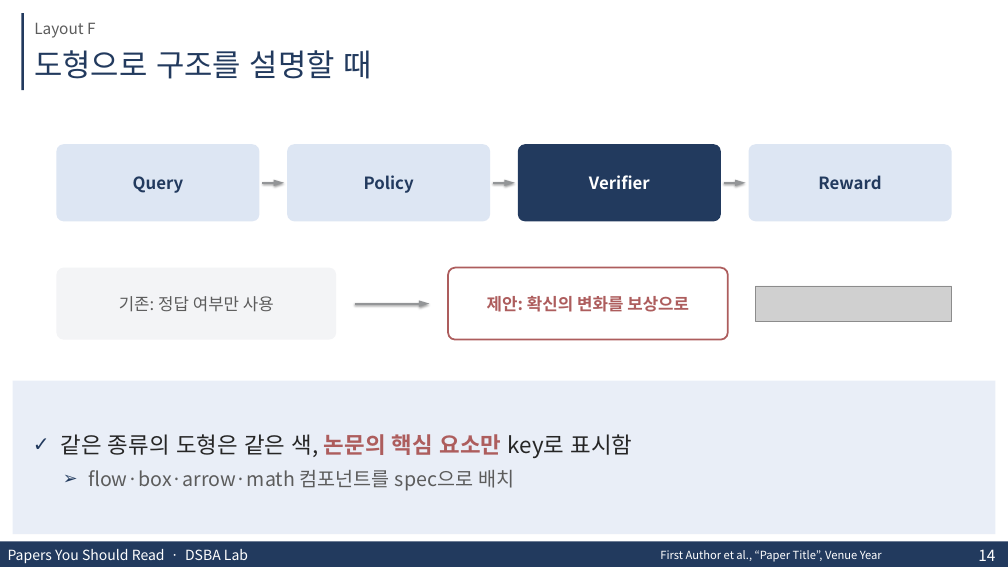
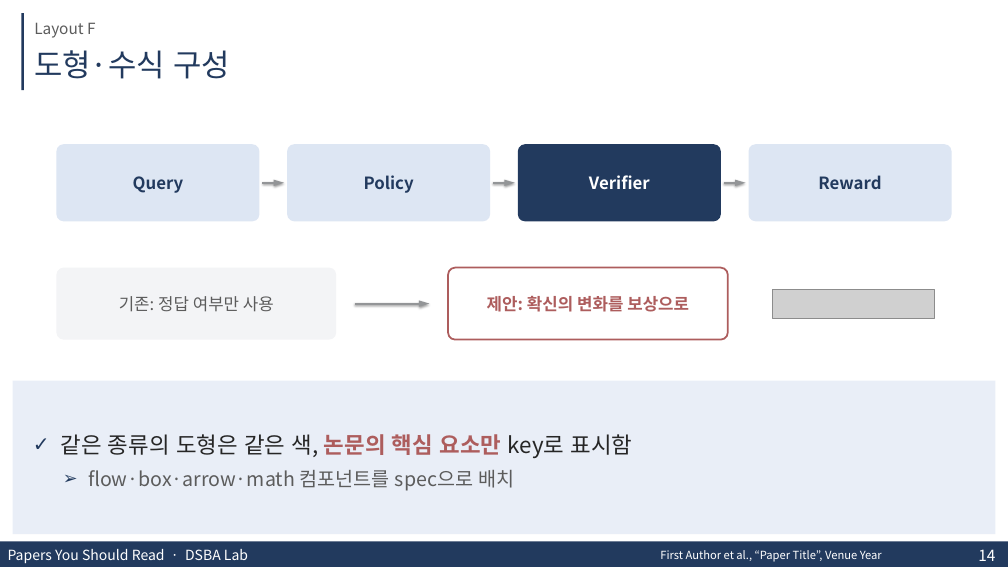
Before and after one commit to KimJaehee0725/research-slides, a slide deck: slide 14 of assets/research-slides-template.pptx. Drawn at 1008x567 pixels with LibreOffice and Linux fonts; fonts in the diff are those of the drawing; grey boxes stand for pictures; background and template pictures are left out. Boxes give left, top, right and bottom in pixels: in the first picture for what was removed or moved away, otherwise in the second. Text is boxed around its words. In the diff, an @@ line names an element or a change of style, - is before the commit and + after.

```diff
--- a/assets/research-slides-template.pptx
+++ b/assets/research-slides-template.pptx
@@ title at [34, 50, 231, 79]: text changed @@
-도형으로 구조를 설명할 때
+도형·수식 구성
@@ picture: place and size @@
-picture at [755, 286, 951, 321]
+picture at [773, 289, 934, 318]
```
Also in this commit, not shown: 7 other slides changed, 12 other files.
